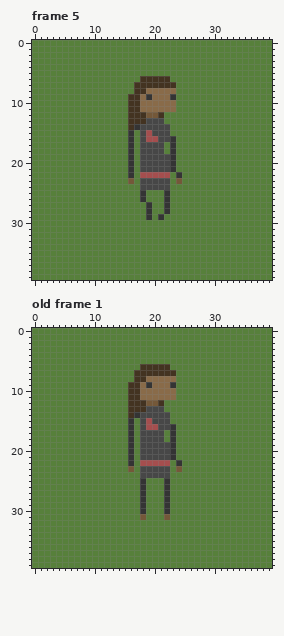
Pixel-art file: Characters/ASE's/Mechanic.ase. This is how it looked before the edit.
40x40 pixels, 5 frames. Shown: frame 5, old frame 1. The commit also changed other frames, which this record leaves out.
After:
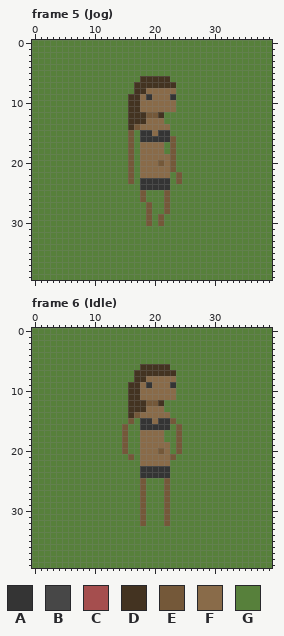
Palette (. is transparent): A #343434  B #474747  C #a54e4e  D #433321  E #745839  F #896b49  G #57803b
A new or re-ordered frame is compared with the old frame closest to it.
From old to new:
frames 5 -> 10
layer "Clothes" now hidden
Changed rows in their new state; - is an unchanged pixel.
Frame 5 (Jog):
first column x 16:
13 ---FFF---
14 -EFFFFF--
15 E-AAFAA--
16 E-AAAAAE-
17 E-FFFF-E-
18 E-FFFF-E-
19 E-FFFFFE-
20 E-FFFEFE-
21 E-FFFFFE-
22 E-FFFFF-E
23 --AAAAA--
24 --AAAAA--
25 --E---E--
26 --E---E--
27 ---E--E--
28 ---E--E--
29 ---E-E---
30 ---E-E---
Frame 6 (Idle) is new; against old frame 1:
first column x 15:
13 ----FFF---
14 --EFFFFF--
15 -E-AAFAAE-
16 EG-AAAAAGE
17 EG-FFFF-GE
18 EG-FFFF-GE
19 EG-FFFFFGE
20 EG-FFFEFGE
21 -E-FFFFFE-
22 -G-FFFFF-G
23 -G-AAAAA-G
24 ---AAAAA--
25 ---E---E--
26 ---E---E--
27 ---E---E--
28 ---E---E--
29 ---E---E--
30 ---E---E--
32 ---E---E--
